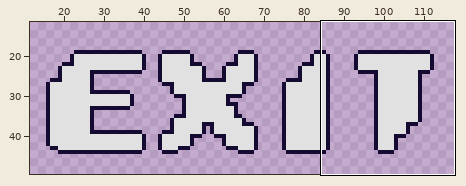
Two versions of one pixel-art file, artwork/Misc/Sprites/Exit_Sign.aseprite. The picture above shows the old version from afar; the outline marks the close-up.
Close-up. Earlier state:
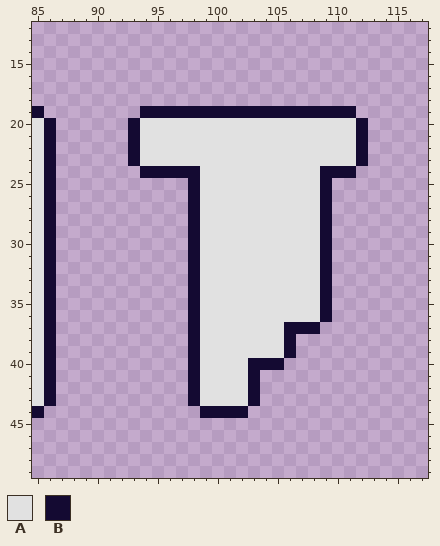
128x64 pixels, 1 frame. Shown: x 85..117, y 12..49. The wide view leaves out empty margins.
Palette (. is transparent): A #e1e1e1  B #140a32
Pixels before, first column x 85:
19 B........BBBBBBBBBBBBBBBBBB.
20 AB......BAAAAAAAAAAAAAAAAAAB
21 AB......BAAAAAAAAAAAAAAAAAAB
22 AB......BAAAAAAAAAAAAAAAAAAB
23 AB......BAAAAAAAAAAAAAAAAAAB
24 AB.......BBBBBAAAAAAAAAABBB.
25 AB...........BAAAAAAAAAAB...
26 AB...........BAAAAAAAAAAB...
27 AB...........BAAAAAAAAAAB...
28 AB...........BAAAAAAAAAAB...
29 AB...........BAAAAAAAAAAB...
30 AB...........BAAAAAAAAAAB...
31 AB...........BAAAAAAAAAAB...
32 AB...........BAAAAAAAAAAB...
33 AB...........BAAAAAAAAAAB...
34 AB...........BAAAAAAAAAAB...
35 AB...........BAAAAAAAAAAB...
36 AB...........BAAAAAAAAAAB...
37 AB...........BAAAAAAABBB....
38 AB...........BAAAAAAAB......
39 AB...........BAAAAAAAB......
40 AB...........BAAAABBB.......
41 AB...........BAAAAB.........
42 AB...........BAAAAB.........
43 AB...........BAAAAB.........
44 B.............BBBB..........
Now the later version:
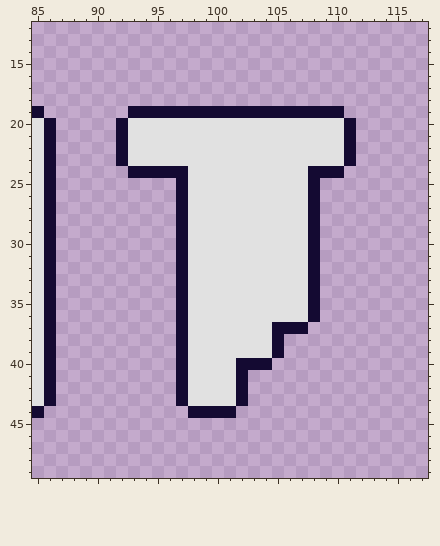
From old to new:
Layer "Text":
y 19: x 93 . -> B; x 111 B -> .
y 20..23: x 92..93 .B -> BA; x 111..112 AB -> B.
y 24: x 93 . -> B; x 98 B -> A; x 108 A -> B; x 111 B -> .
y 25..36: x 97..98 .B -> BA; x 108..109 AB -> B.
y 37: x 97..98 .B -> BA; x 105 A -> B; x 108 B -> .
y 38..39: x 97..98 .B -> BA; x 105..106 AB -> B.
y 40: x 97..98 .B -> BA; x 102 A -> B; x 105 B -> .
y 41..43: x 97..98 .B -> BA; x 102..103 AB -> B.
y 44: x 98 . -> B; x 102 B -> .
Where, in picture pixels (left, top, right, bottom), the same in both close-ups:
changed: (116, 106, 140, 178)
changed: (176, 106, 368, 418)
